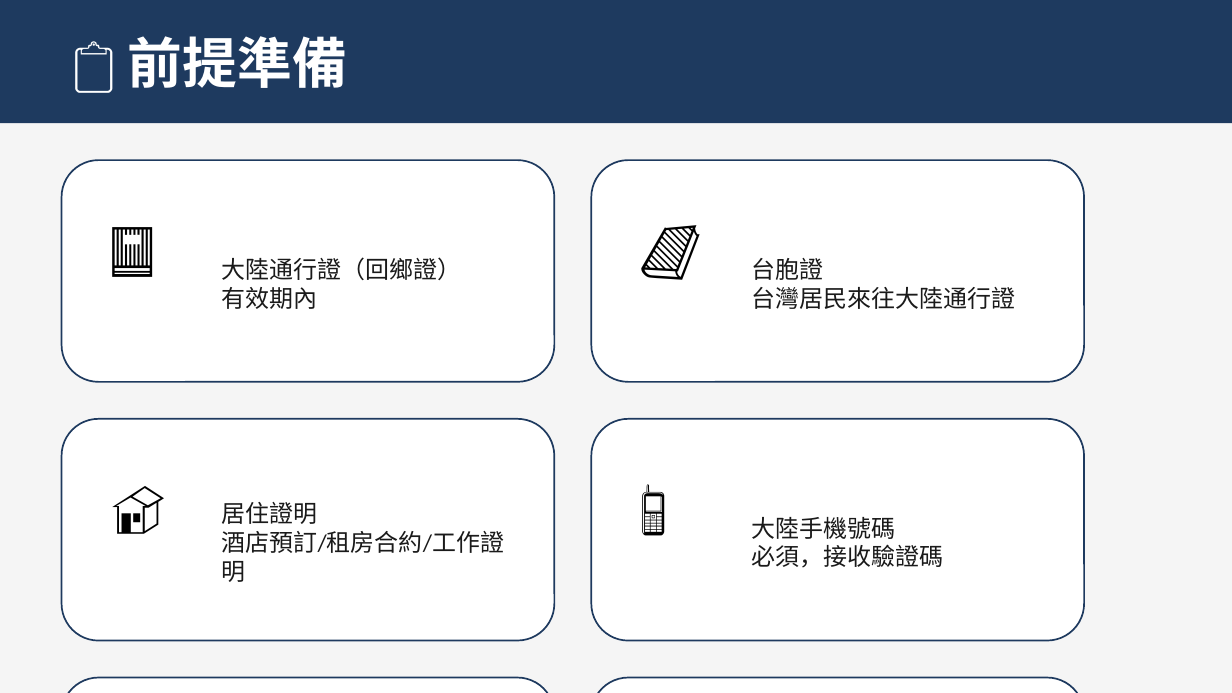
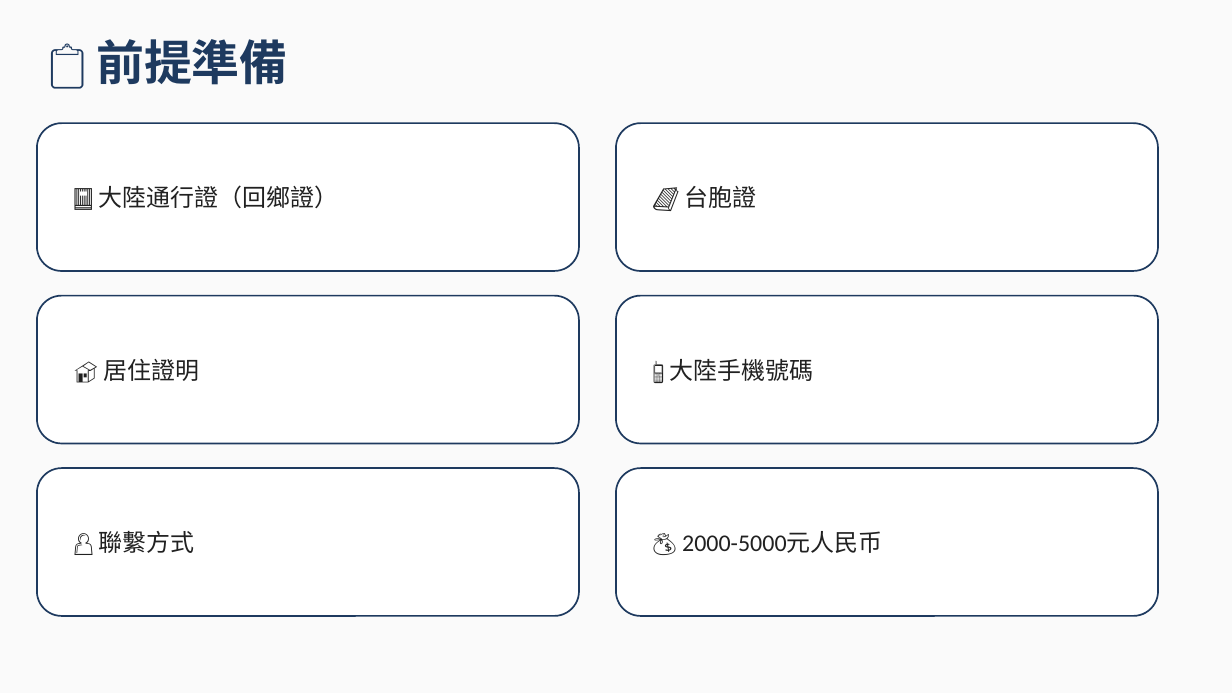
Before and after one commit to terryyehai/hongloumeng-reader, a slide deck: slide 2 of bank-account-guide.pptx. Drawn at 1232x693 pixels with LibreOffice and Linux fonts; fonts in the diff are those of the drawing. Boxes give left, top, right and bottom in pixels: in the first picture for what was removed or moved away, otherwise in the second. Text is boxed around its words. In the diff, an @@ line names an element or a change of style, - is before the commit and + after.

Commit message:
修復版面：使用標準10x5.625比例

```diff
--- a/bank-account-guide.pptx
+++ b/bank-account-guide.pptx
@@ background #F5F5F5 to #FAFAFA @@
@@ rectangle removed at (0, 0, 1232, 123) @@
@@ text "📋 前提準備": place and size @@
-text "📋 前提準備" at (128, 36, 347, 88)
+text "📋 前提準備" at (96, 39, 287, 85)
@@ text "📋 前提準備" at (96, 39, 287, 85): size 32 to 28 pt, text colour #FFFFFF to #1E3A5F @@
@@ rounded rectangle: place and size @@
-rounded rectangle at (62, 160, 554, 382)
+rounded rectangle at (37, 123, 579, 271)
@@ rounded rectangle: place and size @@
-rounded rectangle at (591, 678, 1084, 693)
+rounded rectangle at (616, 123, 1158, 271)
@@ text at (99, 185, 339, 208): text changed; text colour #1A1A1A to #212121 @@
-大陸通行證（回鄉證）
-有效期內
+📕 大陸通行證（回鄉證）
@@ text removed at (99, 197, 197, 296) @@
-📕
@@ text removed at (628, 197, 727, 296) @@
-📗
@@ text added at (685, 186, 757, 208), 14 pt, text #212121 @@
+📗 台胞證
@@ text removed at (751, 258, 1015, 309) @@
-台胞證
-台灣居民來往大陸通行證
@@ rounded rectangle: place and size @@
-rounded rectangle at (591, 160, 1084, 382)
+rounded rectangle at (37, 296, 579, 444)
@@ rounded rectangle: place and size @@
-rounded rectangle at (62, 678, 554, 693)
+rounded rectangle at (616, 296, 1158, 444)
@@ text added at (104, 359, 200, 381), 14 pt, text #212121 @@
+🏠 居住證明
@@ text at (670, 359, 814, 381): text changed; text colour #1A1A1A to #212121 @@
-大陸手機號碼
-必須，接收驗證碼
+📱 大陸手機號碼
@@ rounded rectangle: place and size @@
-rounded rectangle at (62, 419, 554, 641)
+rounded rectangle at (37, 468, 579, 616)
@@ text removed at (99, 456, 197, 554) @@
-🏠
@@ rounded rectangle: place and size @@
-rounded rectangle at (591, 419, 1084, 641)
+rounded rectangle at (616, 468, 1158, 616)
@@ text removed at (628, 456, 727, 554) @@
-📱
@@ text at (99, 531, 195, 553): text changed; text colour #1A1A1A to #212121 @@
-居住證明
-酒店預訂/租房合約/工作證明
+👤 聯繫方式
@@ text added at (682, 535, 787, 551), 14 pt, text #212121 @@
+💰 2000-5000元人民币
```
Also in this commit, not shown: 5 other slides changed, 1 slide added, 1 slide removed.
